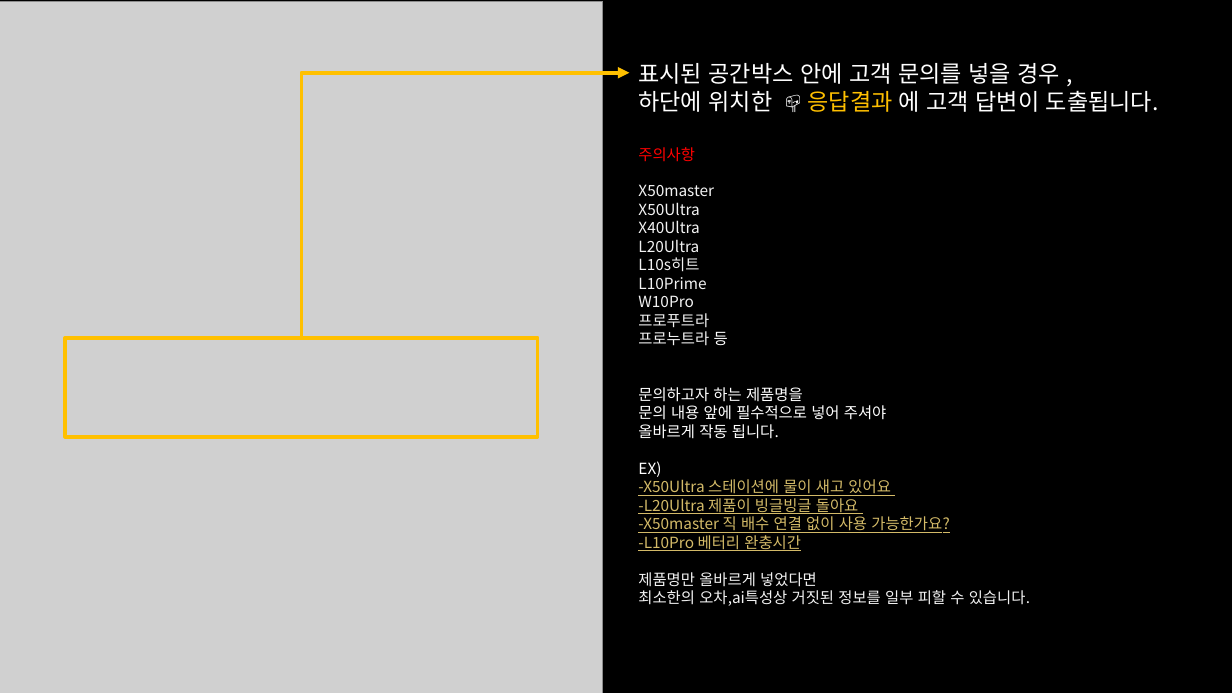
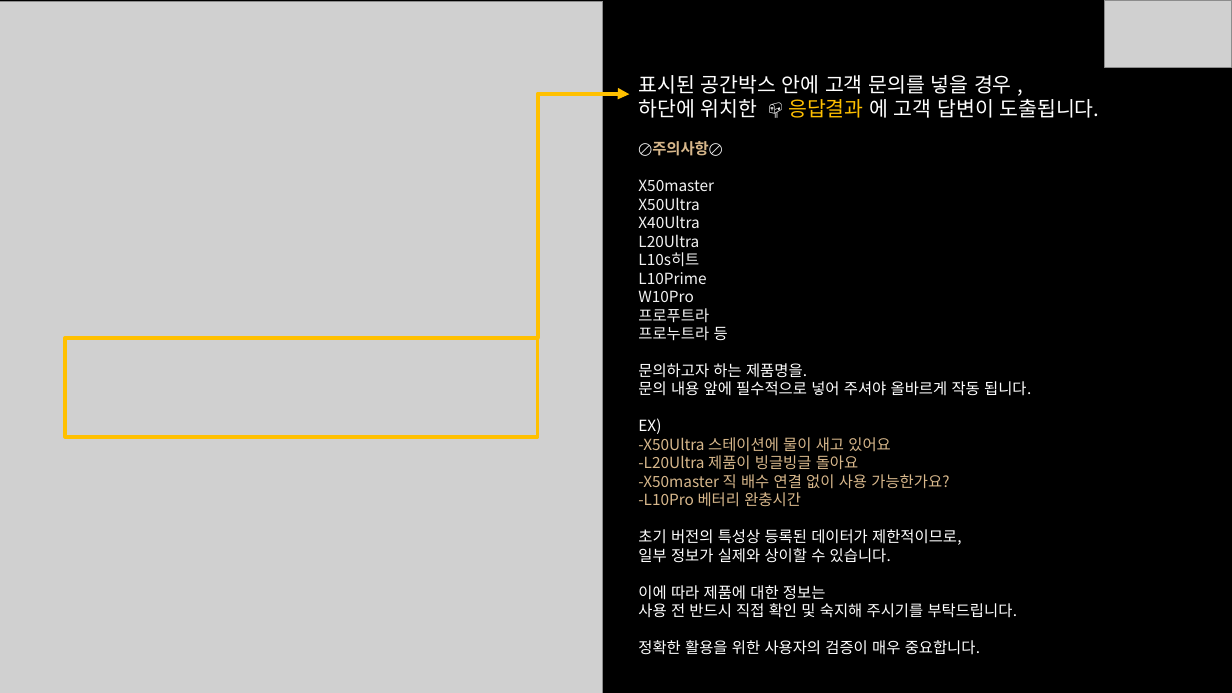
Before and after one commit to Agency8Group/eibe_cs, a slide deck: slide 2 of agentforum/agentforumguide.pptx. Drawn at 1232x693 pixels with LibreOffice and Linux fonts; fonts in the diff are those of the drawing; grey boxes stand for pictures; background and template pictures are left out. Boxes give left, top, right and bottom in pixels: in the first picture for what was removed or moved away, otherwise in the second. Text is boxed around its words. In the diff, an @@ line names an element or a change of style, - is before the commit and + after.

```diff
--- a/agentforum/agentforumguide.pptx
+++ b/agentforum/agentforumguide.pptx
@@ picture added at (x1=1104, y1=0, x2=1232, y2=67) @@
@@ text "표시된 공간박스 안에 고객 문의를 ..." moved from (x1=638, y1=147, x2=1030, y2=606) to (x1=638, y1=75, x2=1100, y2=655) @@
@@ text at (x1=638, y1=75, x2=1100, y2=302): text changed @@
-주의사항
-X50master
-X50Ultra
-X40Ultra
-L20Ultra
-L10s히트
-L10Prime
-W10Pro
+표시된 공간박스 안에 고객 문의를 넣을 경우 ,
+하단에 위치한 📪 응답결과 에 고객 답변이 도출됩니다.
+🚫주의사항🚫
+X50master
+X50Ultra
+X40Ultra
+L20Ultra
+L10s히트
+L10Prime
+W10Pro
@@ text removed at (x1=638, y1=63, x2=1159, y2=112) @@
-표시된 공간박스 안에 고객 문의를 넣을 경우 ,
-하단에 위치한 📪 응답결과 에 고객 답변이 도출됩니다.
@@ elbow arrow moved from (304, 338) - (629, 73) to (538, 338) - (629, 94) @@
@@ text at (x1=638, y1=363, x2=1031, y2=434): text changed @@
-문의하고자 하는 제품명을
-문의 내용 앞에 필수적으로 넣어 주셔야
-올바르게 작동 됩니다.
-EX)
+문의하고자 하는 제품명을.
+문의 내용 앞에 필수적으로 넣어 주셔야 올바르게 작동 됩니다.
+EX)
@@ text at (x1=638, y1=437, x2=949, y2=489): text colour #D3BA68 to #D7B78B, underline off in "-X50Ultra 스테이션에 물이 새고 있어요", "-L20Ultra 제품이 빙글빙글 돌아요", "-X50master 직 배수 연결 없이 사용 가능한가요?" @@
@@ text at (x1=638, y1=492, x2=1018, y2=655): text changed; text colour #F2F2F2 to #FFFFFF @@
--L10Pro 베터리 완충시간
-제품명만 올바르게 넣었다면
-최소한의 오차,ai특성상 거짓된 정보를 일부 피할 수 있습니다.
+-L10Pro 베터리 완충시간
+초기 버전의 특성상 등록된 데이터가 제한적이므로,
+일부 정보가 실제와 상이할 수 있습니다.
+이에 따라 제품에 대한 정보는
+사용 전 반드시 직접 확인 및 숙지해 주시기를 부탁드립니다.
+정확한 활용을 위한 사용자의 검증이 매우 중요합니다.
```
Also in this commit, not shown: 2 other slides changed, 2 other files.
